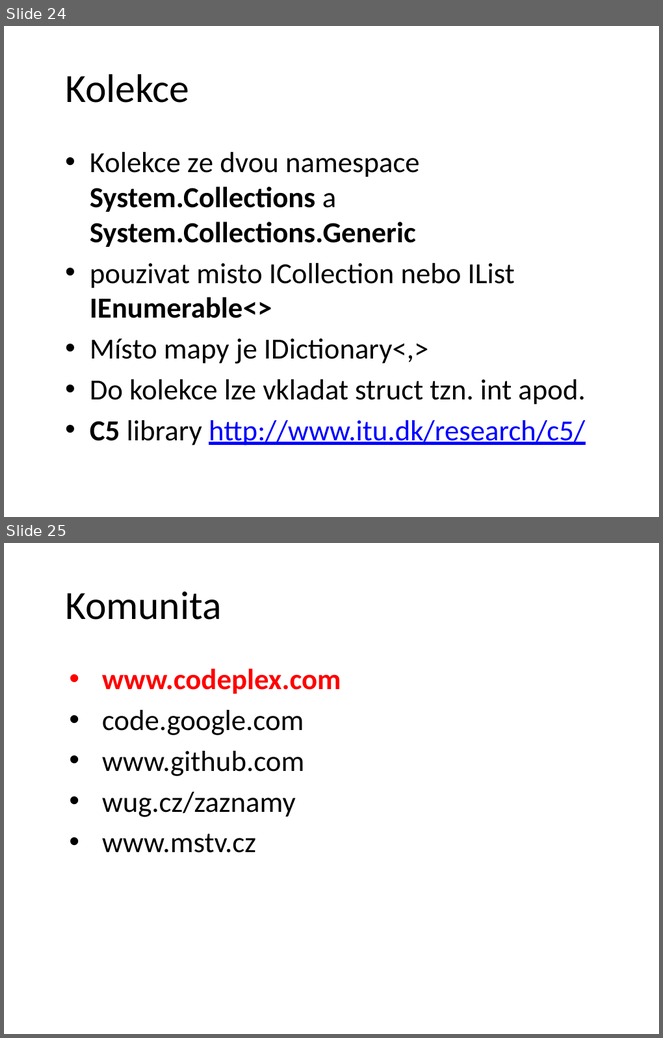
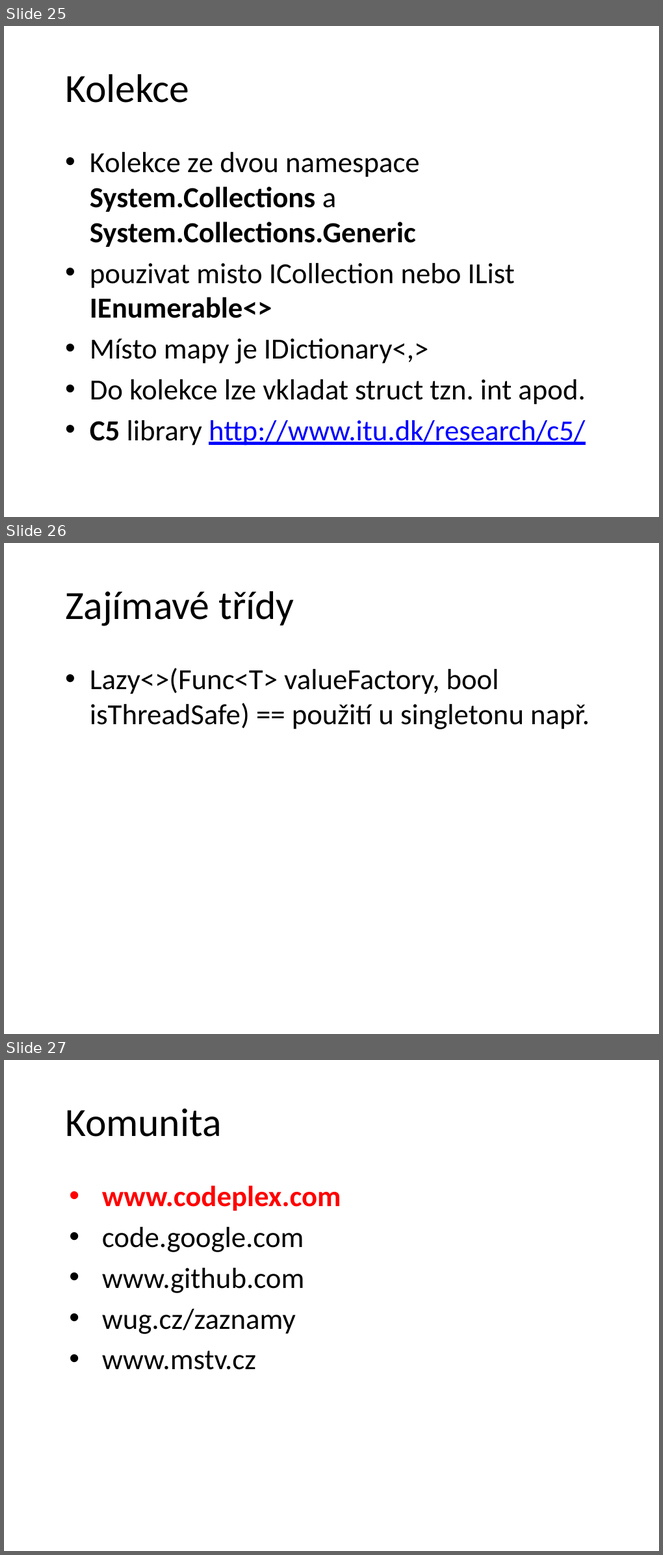
Before and after one commit to petrbalat/Skoleni-Csharp-NET, a slide deck: prezentace.pptx. Shown one above the other, each under a label of ours: slides 24 and 25 before the commit, slides 25, 26 and 27 after it. The pictures are 663x1038 and 663x1555 pixels, drawn with LibreOffice and Linux fonts; fonts in the diff are those of the drawing; background and template pictures are left out. Boxes give left, top, right and bottom in pixels: in the first picture for what was removed or moved away, otherwise in the second. Text is boxed around its words. In the diff, an @@ line names an element or a change of style, - is before the commit and + after.

```diff
--- a/prezentace.pptx
+++ b/prezentace.pptx
@@ slide 26 added at [4,543,659,1034], background picture (left out) @@
@@ title added at [65,591,294,626], 44 pt, text #000000 @@
+Zajímavé třídy
@@ text added at [90,668,590,730], 32 pt, text #000000 @@
+• Lazy<>(Func<T> valueFactory, bool isThreadSafe) == použití u singletonu např.
@@ what was slide 24 is now slide 25 @@
@@ what was slide 25 is now slide 27 @@
```
Also in this commit, not shown: 5 slides changed, 1 other slide added, 4 other files.
